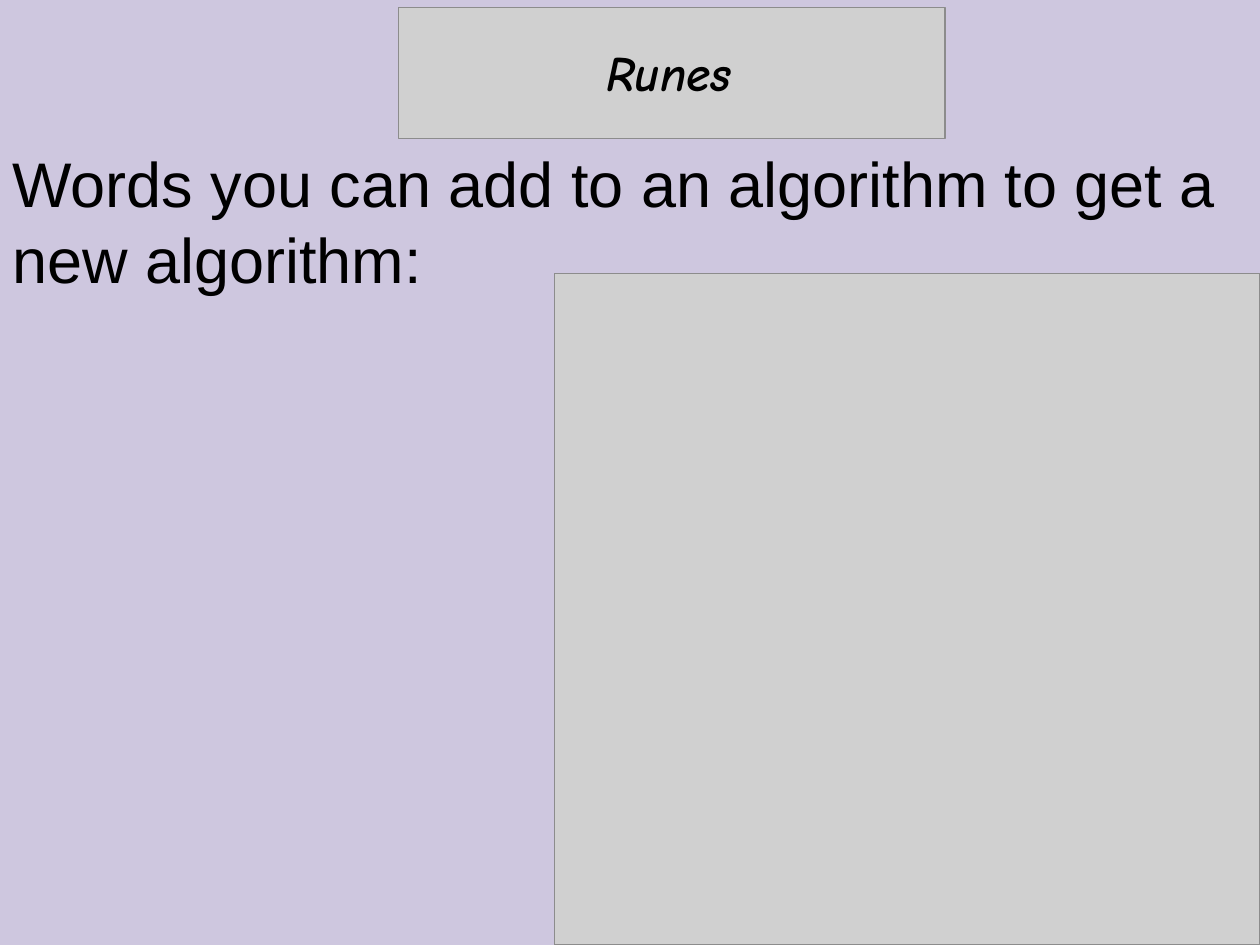
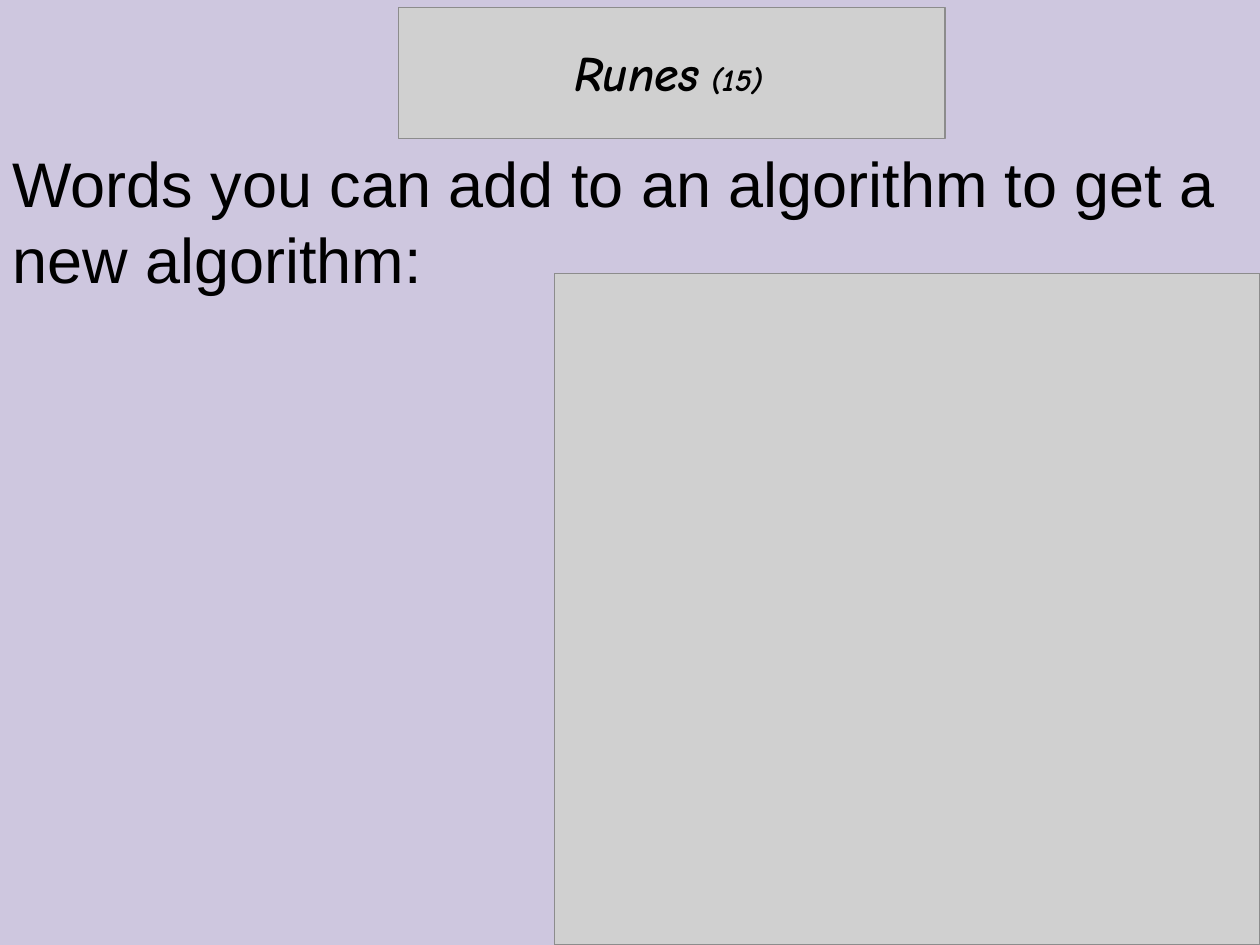
Before and after one commit to cpp-at-ariel/cpp-5779, a slide deck: slide 9 of 11-stl-algorithms/slides-algorithms.odp (slide 5 before the commit). Drawn at 1260x945 pixels with LibreOffice and Linux fonts; fonts in the diff are those of the drawing; grey boxes stand for pictures. Boxes give left, top, right and bottom in pixels: in the first picture for what was removed or moved away, otherwise in the second. Text is boxed around its words. In the diff, an @@ line names an element or a change of style, - is before the commit and + after.

```diff
--- a/11-stl-algorithms/slides-algorithms.odp
+++ b/11-stl-algorithms/slides-algorithms.odp
@@ text in free at [574, 57, 763, 94]: text changed @@
-Runes
+Runes (15)
```
Also in this commit, not shown: 6 other slides changed, 2 slides added, 1 slide removed, 4 other files.
